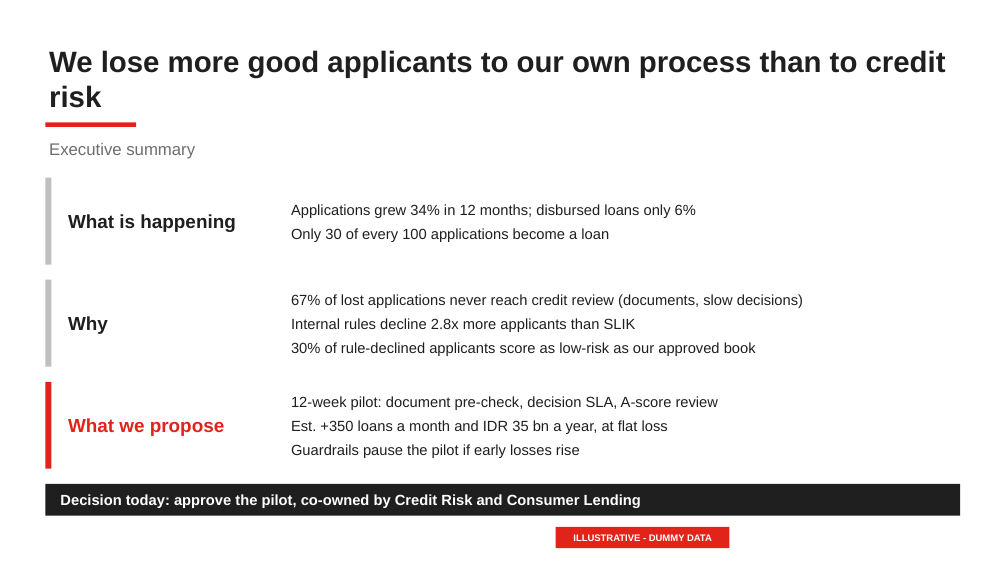
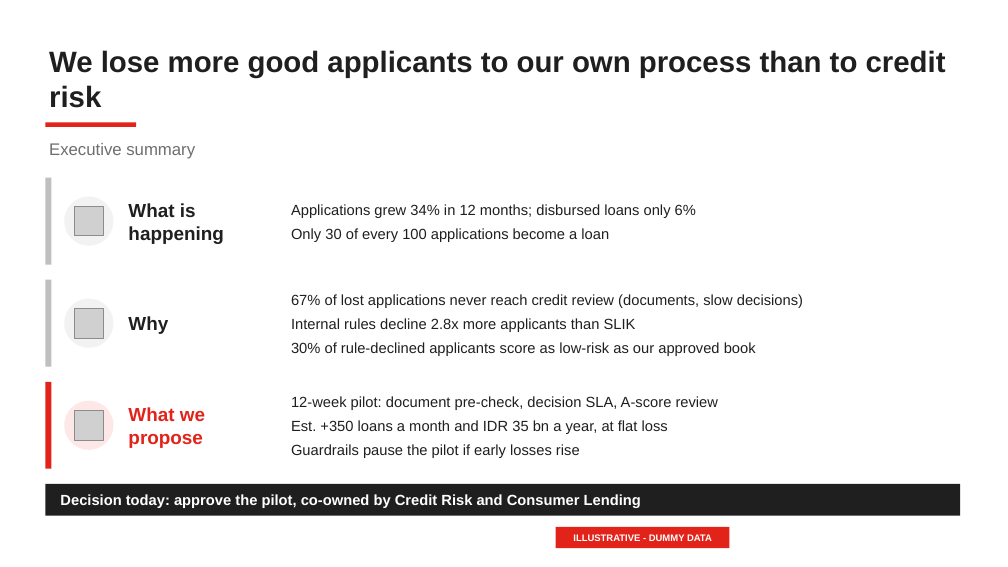
Before and after one commit to Mamel-lop/pstack-loki, a slide deck: slide 2 of decks/ocbc-unsecured-pl/deck.pptx. Drawn at 1008x567 pixels with LibreOffice and Linux fonts; fonts in the diff are those of the drawing; grey boxes stand for pictures. Boxes give left, top, right and bottom in pixels: in the first picture for what was removed or moved away, otherwise in the second. Text is boxed around its words. In the diff, an @@ line names an element or a change of style, - is before the commit and + after.

```diff
--- a/decks/ocbc-unsecured-pl/deck.pptx
+++ b/decks/ocbc-unsecured-pl/deck.pptx
@@ text "What is happening" rewrapped from bbox=[68, 214, 235, 232] to bbox=[128, 203, 223, 244] @@
@@ ellipse added at bbox=[64, 197, 113, 246], fill #F2F2F2 @@
@@ picture added at bbox=[74, 206, 104, 236] @@
@@ ellipse added at bbox=[64, 299, 113, 348], fill #F2F2F2 @@
@@ text "Why": place and size @@
-text "Why" at bbox=[68, 316, 108, 334]
+text "Why" at bbox=[128, 316, 168, 334]
@@ picture added at bbox=[74, 309, 104, 338] @@
@@ text "What we propose" rewrapped from bbox=[68, 418, 224, 436] to bbox=[128, 407, 205, 448] @@
@@ ellipse added at bbox=[64, 401, 113, 450], fill #FDE8E7 @@
@@ picture added at bbox=[74, 411, 104, 440] @@
```
Also in this commit, not shown: 12 other slides changed, 53 other files.
